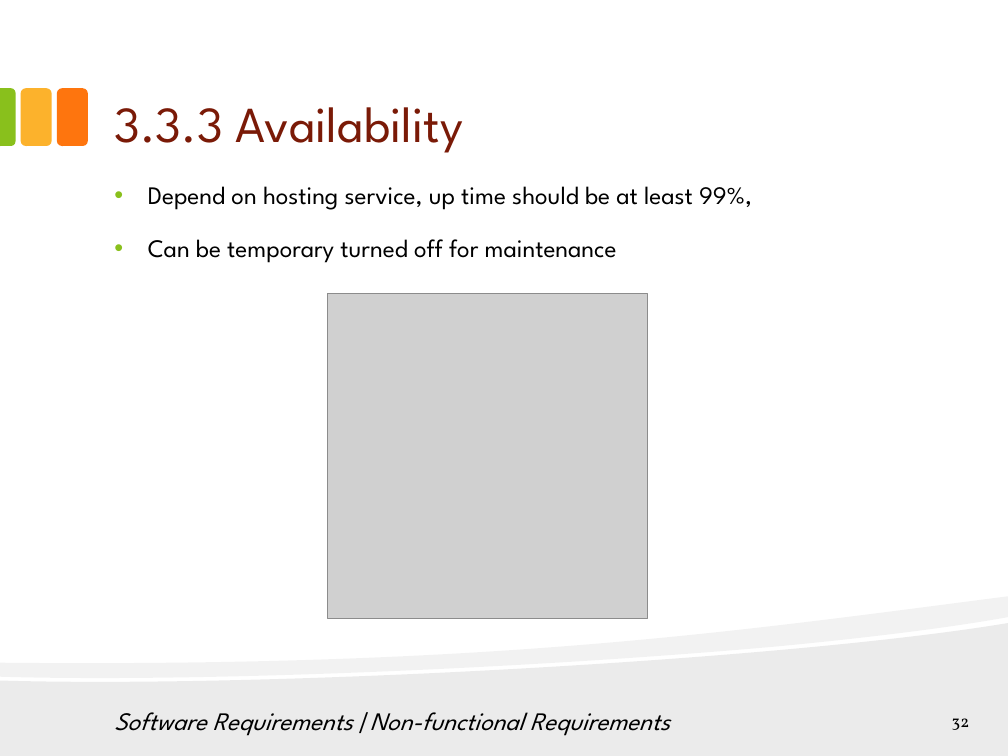
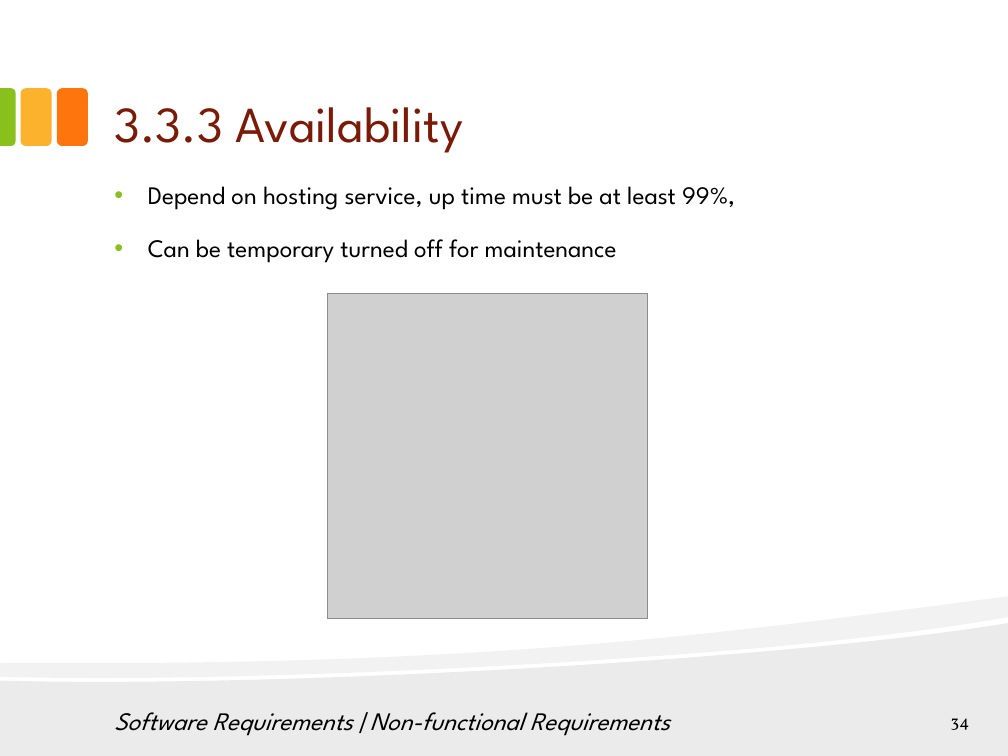
Before and after one commit to hungqcao/Rental-House-Finding, a slide deck: slide 34 of Document/Documentation/Final Document & Report/RHF_Presentation_Final_v1.0.pptx (slide 32 before the commit). Drawn at 1008x756 pixels with LibreOffice and Linux fonts; fonts in the diff are those of the drawing; grey boxes stand for pictures. Boxes give left, top, right and bottom in pixels: in the first picture for what was removed or moved away, otherwise in the second. Text is boxed around its words. In the diff, an @@ line names an element or a change of style, - is before the commit and + after.

```diff
--- a/Document/Documentation/Final Document & Report/RHF_Presentation_Final_v1.0.pptx
+++ b/Document/Documentation/Final Document & Report/RHF_Presentation_Final_v1.0.pptx
@@ text at [148, 186, 735, 210]: text changed @@
-• Depend on hosting service, up time should be at least 99%,
+• Depend on hosting service, up time must be at least 99%,
@@ page number at [951, 718, 970, 730]: text changed @@
-32
+34
```
Also in this commit, not shown: 19 other slides changed, 6 slides added, 5 slides removed.
